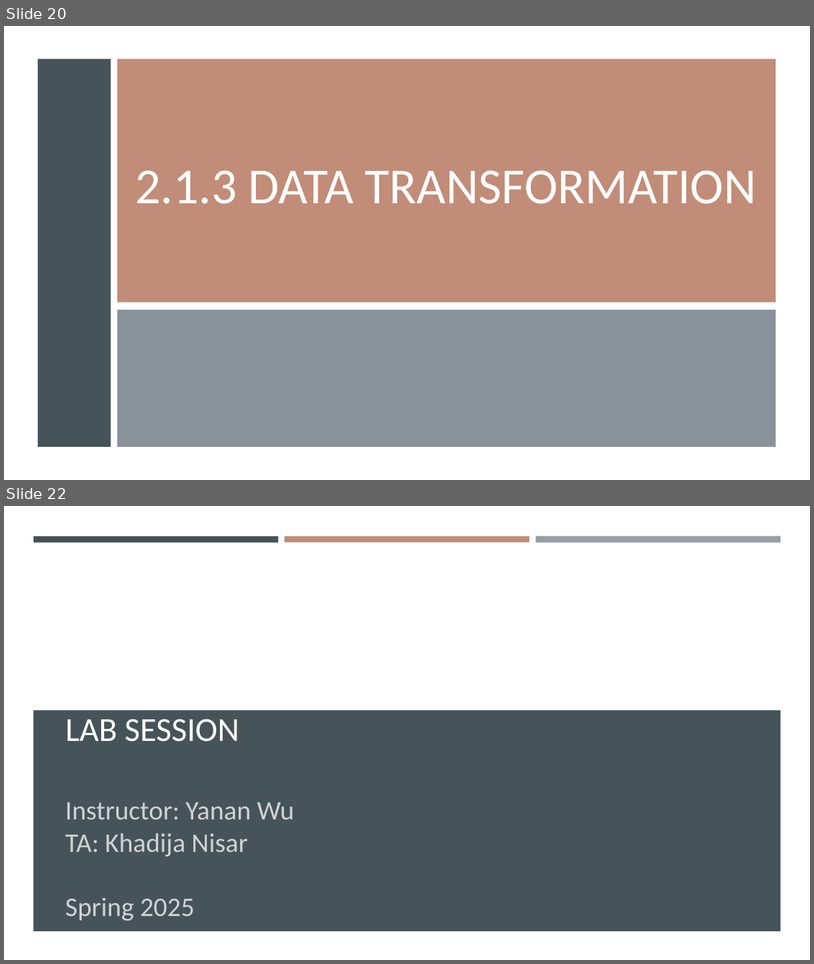
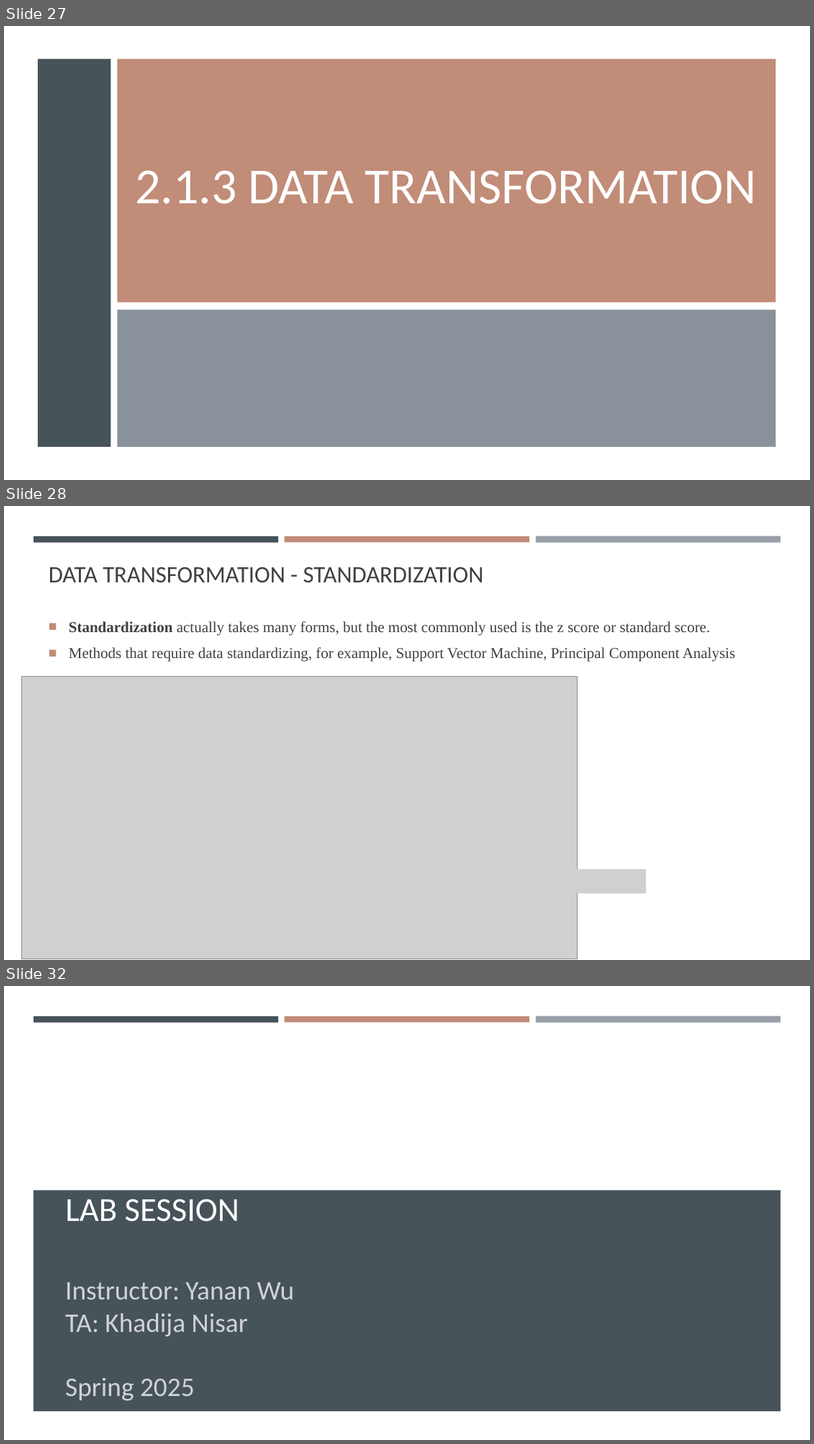
Before and after one commit to gisynw/geog-247, a slide deck: docs/Lectures/Week03/Week03_DataExploration.pptx. Shown one above the other, each under a label of ours: slides 20 and 22 before the commit, slides 27, 28 and 32 after it; the slides between them are not shown. The pictures are 814x964 and 814x1444 pixels, drawn with LibreOffice and Linux fonts; fonts in the diff are those of the drawing; grey boxes stand for pictures; background and template pictures are left out. Boxes give left, top, right and bottom in pixels: in the first picture for what was removed or moved away, otherwise in the second. Text is boxed around its words. In the diff, an @@ line names an element or a change of style, - is before the commit and + after.

```diff
--- a/docs/Lectures/Week03/Week03_DataExploration.pptx
+++ b/docs/Lectures/Week03/Week03_DataExploration.pptx
@@ slide 28 added at (x1=4, y1=506, x2=810, y2=960), background #FFFFFF; not listed: 3 template elements that a slide beside it also shows @@
@@ title added at (x1=49, y1=567, x2=484, y2=582), 28 pt, text #404040 @@
+DATA TRANSFORMATION - STANDARDIZATION
@@ text added at (x1=69, y1=621, x2=736, y2=662), 18 pt, text #404040 @@
+■ Standardization actually takes many forms, but the most commonly used is the z score or standard score.
+■ Methods that require data standardizing, for example, Support Vector Machine, Principal Component Analysis
@@ picture added at (x1=21, y1=677, x2=578, y2=959) @@
@@ picture added at (x1=553, y1=869, x2=646, y2=893) @@
@@ what was slide 20 is now slide 27 @@
@@ what was slide 22 is now slide 32 @@
```
Also in this commit, not shown: 1 slide changed, 10 other slides added, 3 slides removed, 10 other files.
